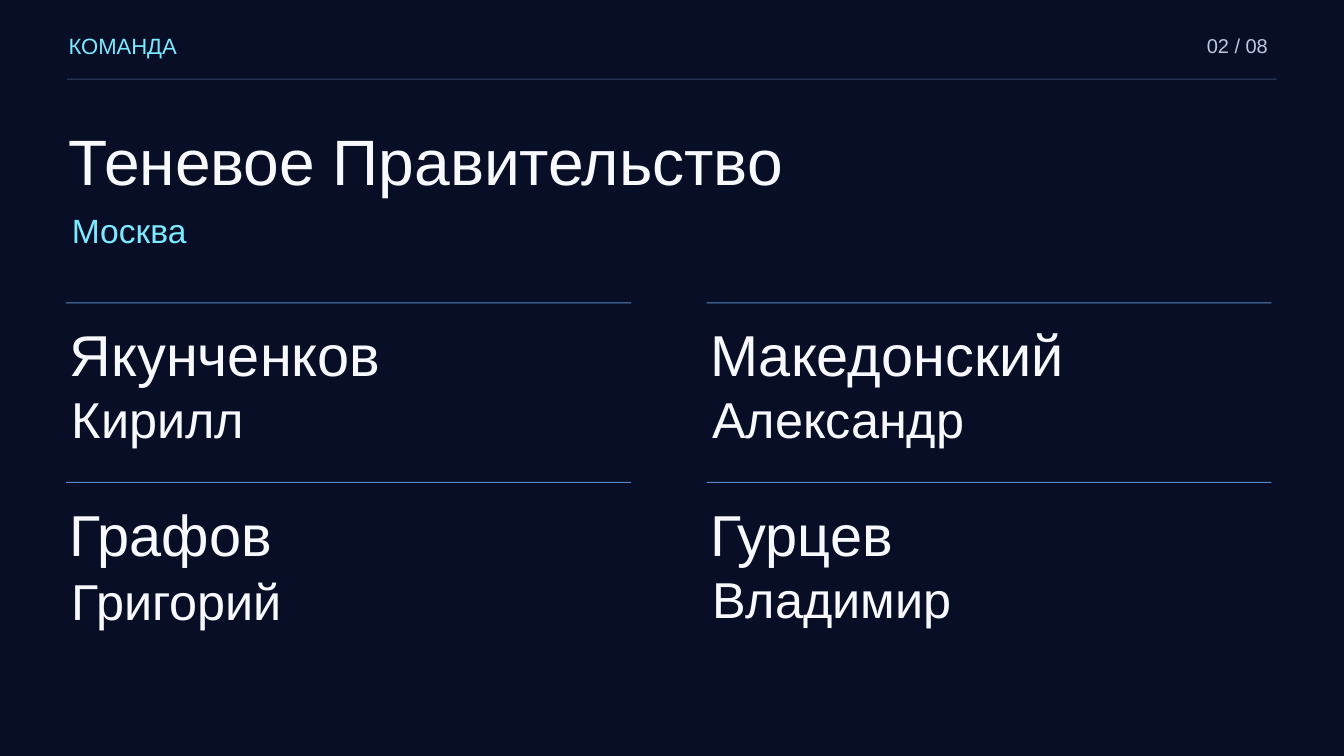
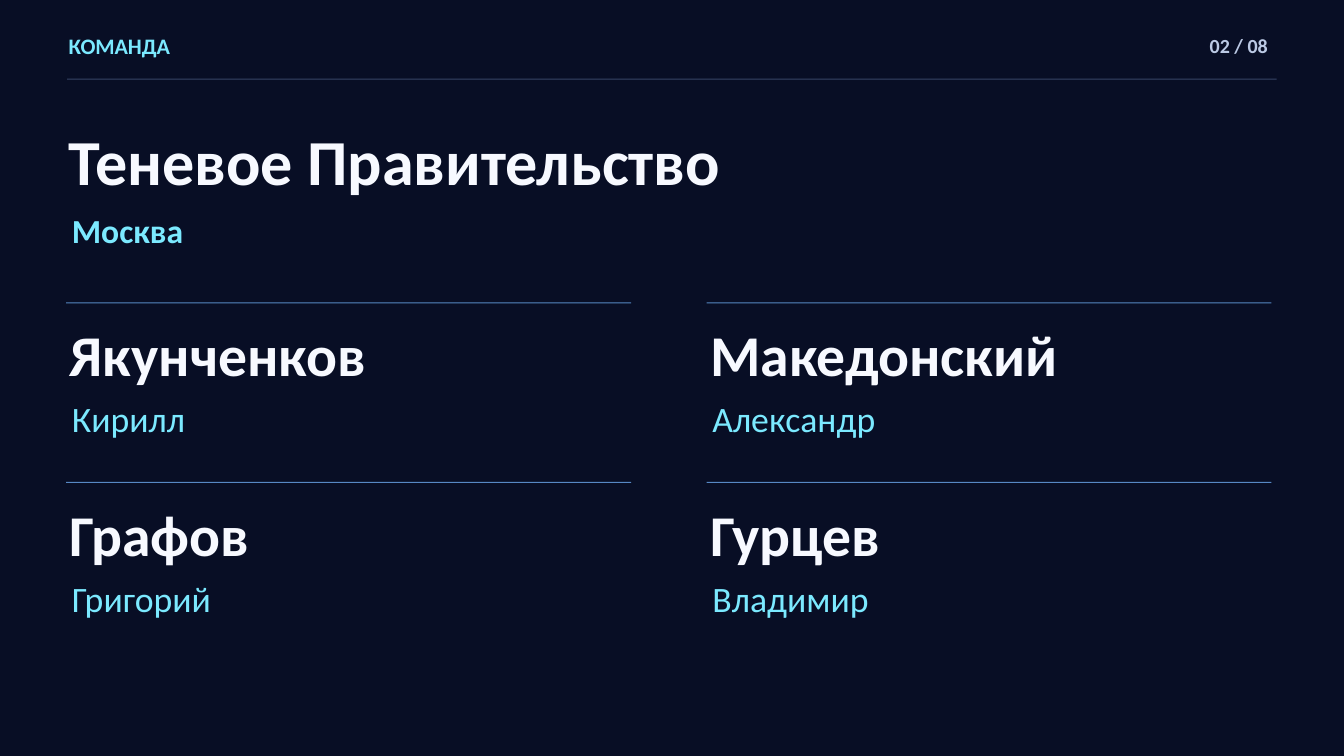
Before and after one commit to Shadovv-Government/vs_case_champ, a slide deck: slide 2 of presentation/Теневое Правительство_strategy_msk.pptx. Drawn at 1344x756 pixels with LibreOffice and Linux fonts; fonts in the diff are those of the drawing; background and template pictures are left out. Boxes give left, top, right and bottom in pixels: in the first picture for what was removed or moved away, otherwise in the second. Text is boxed around its words. In the diff, an @@ line names an element or a change of style, - is before the commit and + after.

```diff
--- a/presentation/Теневое Правительство_strategy_msk.pptx
+++ b/presentation/Теневое Правительство_strategy_msk.pptx
@@ font Arial to Calibri, bold on in 8 elements at (69,39,170,58), (1210,39,1268,53), (69,143,720,195), (72,221,183,244), (70,338,366,385), (710,336,1057,386), (70,516,250,566), (710,518,880,566) @@
@@ size 36 to 25.5 pt, font Arial to Calibri, text colour #F7F9FF to #7BE9FF in 4 elements at (72,409,185,438), (712,409,875,438), (712,589,868,618), (72,588,211,618) @@
```
Also in this commit, not shown: 6 other slides changed, 1 slide added, 1 slide removed, 28 other files.
